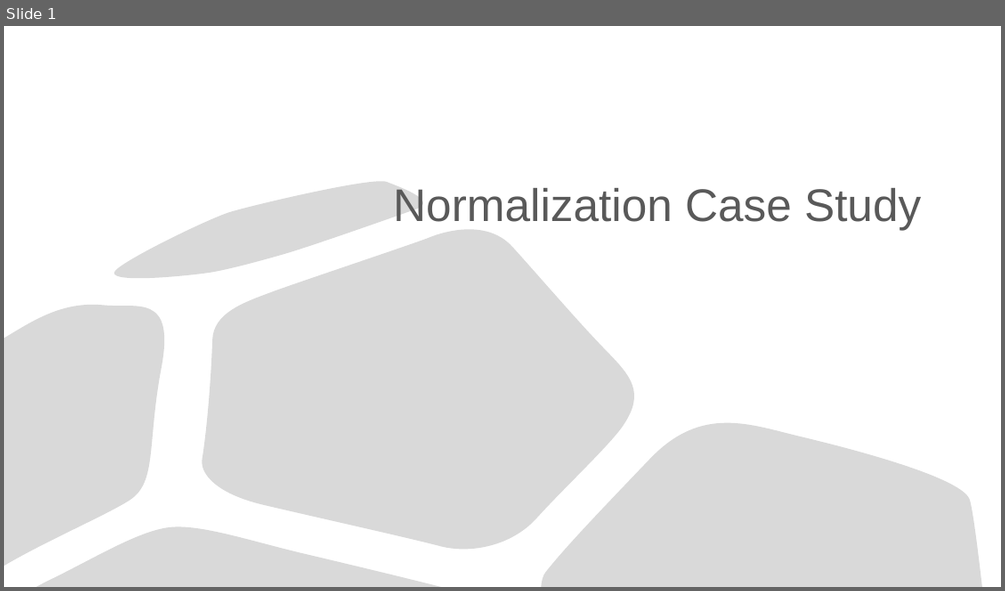
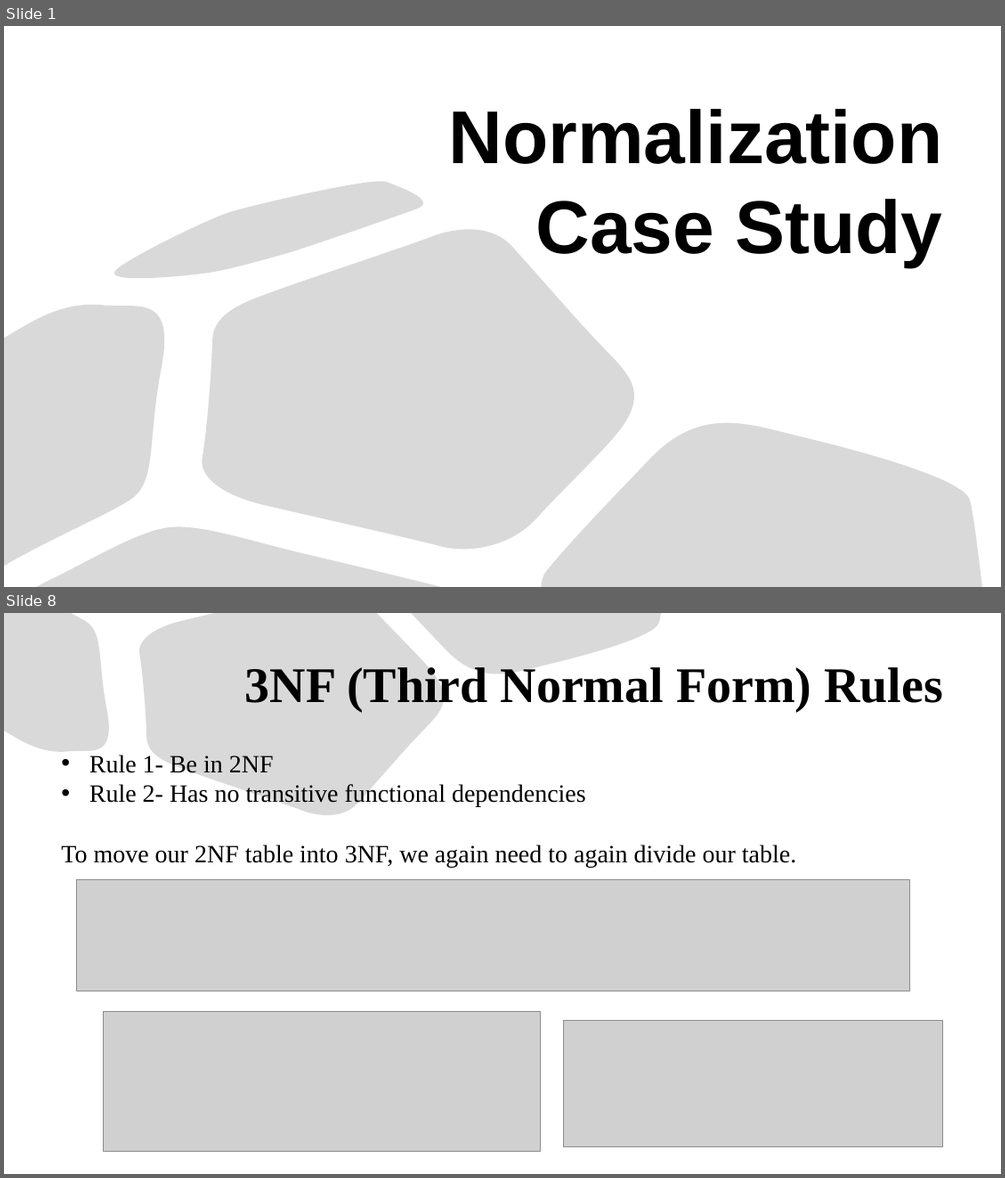
Before and after one commit to Saphall/Leapfrog_Data-Engineering_Assignments, a slide deck: Week1/Day1/Data Assignment/Normalization Case Study.pptx. Shown one above the other, each under a label of ours: slide 1 before the commit, slides 1 and 8 after it; the slides between them are not shown. The pictures are 1005x591 and 1005x1178 pixels, drawn with LibreOffice and Linux fonts; fonts in the diff are those of the drawing; grey boxes stand for pictures. Boxes give left, top, right and bottom in pixels: in the first picture for what was removed or moved away, otherwise in the second. Text is boxed around its words. In the diff, an @@ line names an element or a change of style, - is before the commit and + after.

```diff
--- a/Week1/Day1/Data Assignment/Normalization Case Study.pptx
+++ b/Week1/Day1/Data Assignment/Normalization Case Study.pptx
@@ slide 8 added at (x1=4, y1=613, x2=1001, y2=1174), background #FFFFFF @@
@@ freeform shape added at (x1=4, y1=613, x2=116, y2=761), fill #D9D9D9, outline #000000 0.75 pt @@
@@ freeform shape added at (x1=138, y1=613, x2=452, y2=826), fill #D9D9D9, outline #000000 0.75 pt @@
@@ freeform shape added at (x1=411, y1=613, x2=661, y2=686), fill #D9D9D9, outline #000000 0.75 pt @@
@@ title added at (x1=245, y1=667, x2=943, y2=711), 48 pt, text #000000, bold @@
+3NF (Third Normal Form) Rules
@@ text added at (x1=61, y1=755, x2=796, y2=867), 24 pt, text #000000 @@
+• Rule 1- Be in 2NF
+• Rule 2- Has no transitive functional dependencies
+To move our 2NF table into 3NF, we again need to again divide our table.
@@ picture added at (x1=77, y1=879, x2=909, y2=990) @@
@@ picture added at (x1=103, y1=1011, x2=540, y2=1151) @@
@@ picture added at (x1=563, y1=1021, x2=942, y2=1147) @@
@@ slide 1 changed as well @@
@@ title "Normalization Case Study" moved from (x1=393, y1=188, x2=921, y2=230) to (x1=449, y1=109, x2=943, y2=266) @@
@@ title "Normalization Case Study" at (x1=449, y1=109, x2=943, y2=266): size 44 to 72 pt, text colour #595959 to #000000, bold on @@
```
Also in this commit, not shown: 9 other slides added.
